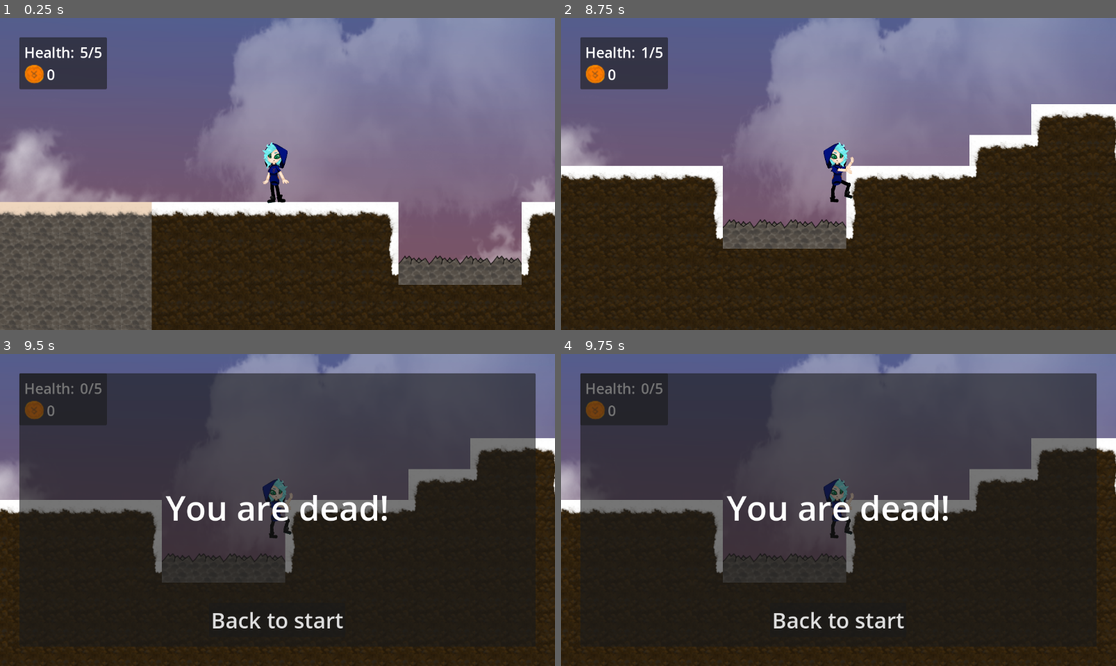
Above: before the commit, frames 1-4 (two rows, left to right).
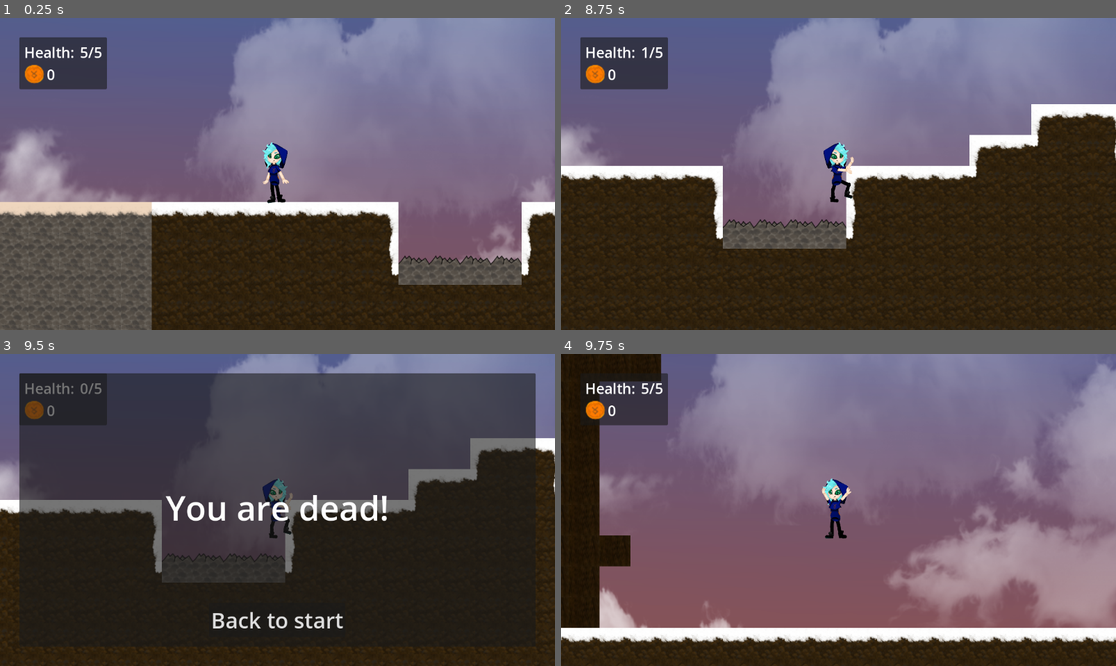
Above: after the commit, the same moments.

Repository: Zofia-Szybalska/ThFaith
Game: Godot game, scene res://scenes/levels/midgard_2.tscn
The game is run twice, just before and just after one commit, with the same random seed, the same clock (stepped at 60 frames per second) and the same inputs. This scene is started directly instead of the project's main scene. The engine's default icon, where the game draws it, is replaced by a stand-in: a white triangle on a blue panel in a dark square.
Inputs (mouse positions are in pixels of both pictures, inside the frame that each line leads up to):
- Up to frame 1 (0.25 s): no input
- Up to frame 2 (8.75 s): tap Enter at 0.5 s; move the mouse to (960, 158) at 0.52 s; hold D (right) 0.53-2.03 s; click (960, 158) at 0.6 s; tap Space (jump) at 0.77, 1.52, 3.02, 3.77, 4.52, 6.02, 6.77, 7.52 s; move the mouse to (727, 189) at 1.27 s; tap Ctrl (dash) at 1.35, 5.85 s; move the mouse to (894, 105) at 2.02 s; hold A (left) 2.03-2.78 s; hold E (interaction) 2.03-2.78 s; move the mouse to (810, 236) at 2.77 s; hold D (right) 2.78-4.28 s; tap Middle mouse button (pan_with_mouse) at 2.85, 7.35 s; move the mouse to (1005, 220) at 3.52 s; tap H (test_heal) at 3.6, 8.1 s; move the mouse to (672, 127) at 4.27 s; hold A (left) 4.28-5.03 s; tap F (test_hit) at 4.35 s; move the mouse to (866, 174) at 5.02 s; hold D (right) 5.03-5.78 s; click (866, 174) at 5.1 s; move the mouse to (755, 96) at 5.77 s; hold A (left) 5.78-7.28 s; move the mouse to (960, 158) at 6.52 s; hold E (interaction) 6.53-7.28 s; move the mouse to (727, 189) at 7.27 s; hold D (right) from 7.28 s (still down); move the mouse to (894, 105) at 8.02 s
- Up to frame 3 (9.5 s): keep holding D (right); move the mouse to (249, 572) at 8.77 s; tap F (test_hit) at 8.85 s; tap Space (jump) at 9.02 s
- Up to frame 4 (9.75 s): release D (right) at 9.5 s; click "Back to start" at 9.5 s

Frames 1-3 are identical in both runs. In frame 4, 83% of the frame differs, in the area x 0-100%, y 0-95%.

Commit message:
Small changes

Diff:
--- a/scenes/UI/ui.tscn
+++ b/scenes/UI/ui.tscn
@@ -23,6 +23,7 @@
 mouse_filter = 2
 
 [node name="Menues" type="Control" parent="."]
+visible = false
 layout_mode = 3
 anchors_preset = 15
 anchor_right = 1.0
--- a/scenes/boss_areas/fenrir_area.tscn
+++ b/scenes/boss_areas/fenrir_area.tscn
@@ -584,6 +584,9 @@
 
 [node name="UI" parent="." instance=ExtResource("26_2k644")]
 
+[node name="Menues" parent="UI" index="1"]
+process_mode = 2
+
 [node name="SaveMenu" parent="UI/Menues" index="2" node_paths=PackedStringArray("saver_loader")]
 saver_loader = NodePath("../../../SaverLoader")
 
@@ -629,8 +632,9 @@
 [node name="CollisionShape2D" type="CollisionShape2D" parent="BattleTriggerArea"]
 shape = SubResource("RectangleShape2D_350vj")
 
-[node name="Player" parent="." instance=ExtResource("3_fwde8")]
+[node name="Player" parent="." node_paths=PackedStringArray("UI") instance=ExtResource("3_fwde8")]
 position = Vector2(-720, -400)
+UI = NodePath("../UI")
 
 [node name="Camera2D" type="Camera2D" parent="Player"]
 limit_left = -960
--- a/scenes/levels/midgard.tscn
+++ b/scenes/levels/midgard.tscn
@@ -117,9 +117,6 @@
 
 [node name="UI" parent="." instance=ExtResource("5_5rpm2")]
 
-[node name="Menues" parent="UI" index="1"]
-visible = false
-
 [node name="SaveMenu" parent="UI/Menues" index="2" node_paths=PackedStringArray("saver_loader")]
 anchors_preset = 0
 anchor_right = 0.0
--- a/scenes/levels/midgard_2.tscn
+++ b/scenes/levels/midgard_2.tscn
@@ -12,6 +12,8 @@
 [ext_resource type="PackedScene" uid="uid://d2wkvsoj0b0wr" path="res://scenes/levels/parallax_background.tscn" id="9_k6ec7"]
 [ext_resource type="PackedScene" uid="uid://dwcid3y7ok06w" path="res://scenes/levels/brakeable_wall.tscn" id="10_nnjt2"]
 [ext_resource type="PackedScene" uid="uid://bs5yil5tkpig2" path="res://scenes/pickable_draupnir.tscn" id="11_nk0pd"]
+[ext_resource type="PackedScene" uid="uid://d1a6mmn2l1r60" path="res://scenes/camp.tscn" id="13_0eauh"]
+[ext_resource type="Script" path="res://scripts/savel_loader.gd" id="14_85c5c"]
 
 [sub_resource type="RectangleShape2D" id="RectangleShape2D_60ivq"]
 size = Vector2(1992.5, 746)
@@ -163,6 +165,14 @@
 position = Vector2(-4931, -1285)
 shape = SubResource("RectangleShape2D_eyb1x")
 
+[node name="Camp" parent="." node_paths=PackedStringArray("saver_loader_node") instance=ExtResource("13_0eauh")]
+visible = false
+position = Vector2(6992, 192)
+saver_loader_node = NodePath("../SaverLoader")
+
+[node name="SaverLoader" type="Node" parent="."]
+script = ExtResource("14_85c5c")
+
 [editable path="SecretArea"]
 [editable path="SecretArea/Brakeable_wall"]
 [editable path="SecretArea2"]
--- a/scripts/hud.gd
+++ b/scripts/hud.gd
@@ -6,6 +6,7 @@
 @onready var dead_screen = $DeadScreen
 
 @export var time_showing_new_items: float = 5.0
+var dead = false
 
 func _ready():
 	PlayerVariables.health_changed.connect(update_health)
@@ -17,6 +18,7 @@
 	hp_label.text ="%s/%s" % [PlayerVariables.health, PlayerVariables.max_health]
 	if PlayerVariables.health == 0:
 		get_tree().paused = true
+		dead = true
 		dead_screen.show()
 
 func update_currency(amount_changed: int = 0):
@@ -30,9 +32,9 @@
 		var tween = get_tree().create_tween()
 		tween.tween_property(currency_changed_lable, "modulate", Color(1, 1, 1, 0), time_showing_new_items)
 
-
 func _on_button_pressed():
 	dead_screen.hide()
 	PlayerVariables.health = PlayerVariables.max_health
 	get_tree().paused = false
+	dead = false
 	get_tree().change_scene_to_file("res://scenes/levels/midgard.tscn")
--- a/scripts/ui.gd
+++ b/scripts/ui.gd
@@ -13,7 +13,7 @@
 var has_demo_ended = false
 
 func _unhandled_input(event):
-	if has_demo_ended:
+	if has_demo_ended or hud.dead:
 		return
 	if event.is_action_pressed("left"):
 		curr_window.hide()
Not shown: 1 places in scenes/levels/midgard_2.tscn that only renumber resources
